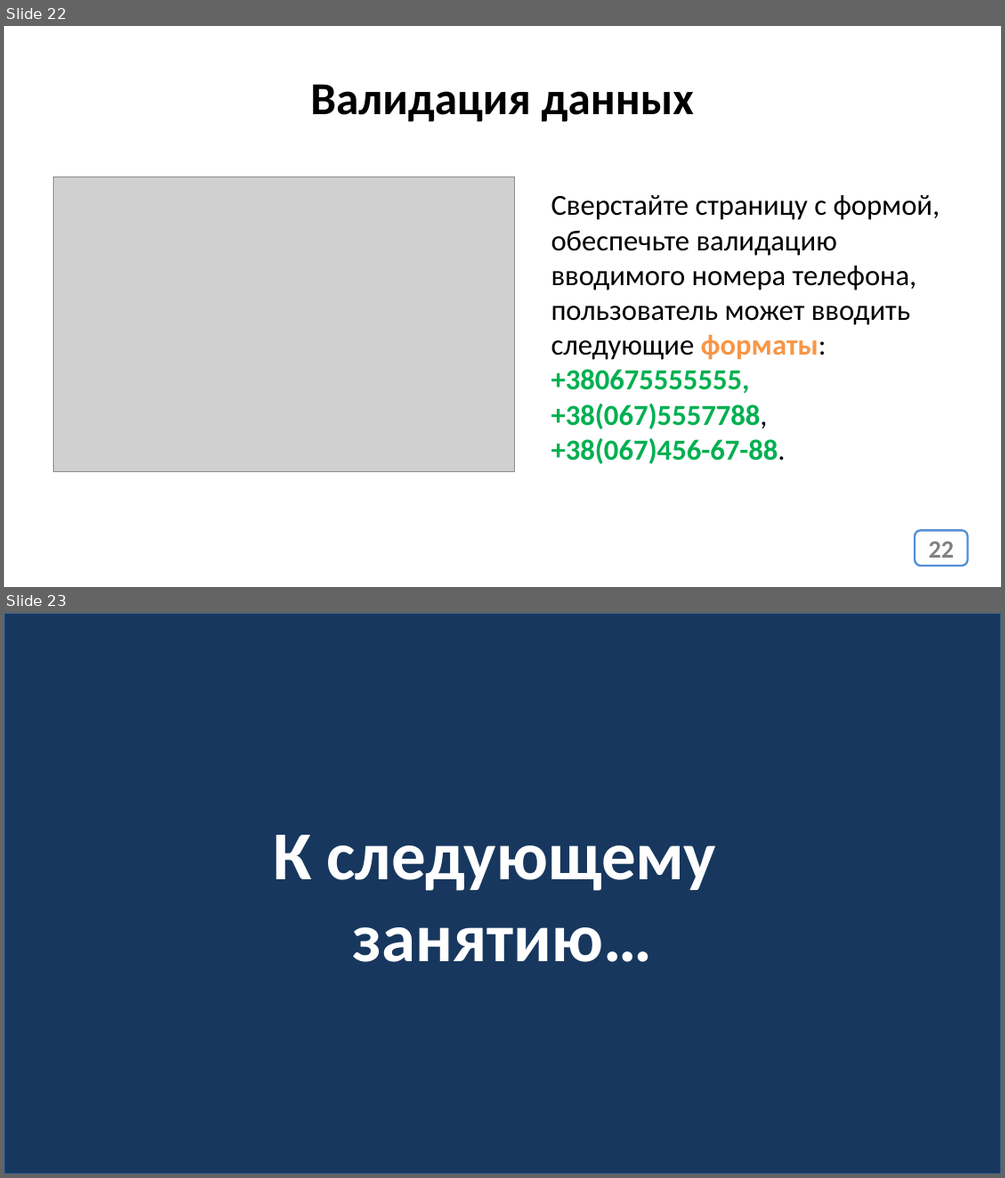
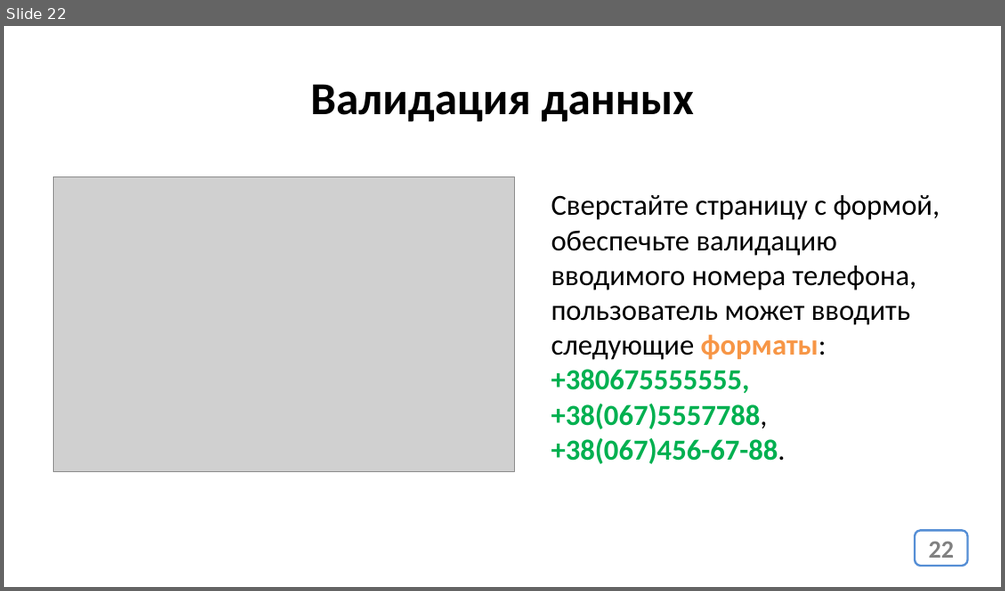
Before and after one commit to web37-ortdnipro/lesson15, a slide deck: lesson15.pptx. Shown one above the other, each under a label of ours: slides 22 and 23 before the commit, slide 22 after it. The pictures are 1005x1178 and 1005x591 pixels, drawn with LibreOffice and Linux fonts; fonts in the diff are those of the drawing; grey boxes stand for pictures. Boxes give left, top, right and bottom in pixels: in the first picture for what was removed or moved away, otherwise in the second. Text is boxed around its words. In the diff, an @@ line names an element or a change of style, - is before the commit and + after.

```diff
--- a/lesson15.pptx
+++ b/lesson15.pptx
@@ slide 23 removed at box(4, 613, 1001, 1174), background #FFFFFF @@
@@ rectangle removed at box(4, 613, 1001, 1174) @@
-К следующему
-занятию…
```
Also in this commit, not shown: 1 other slide removed, 1 other file.
